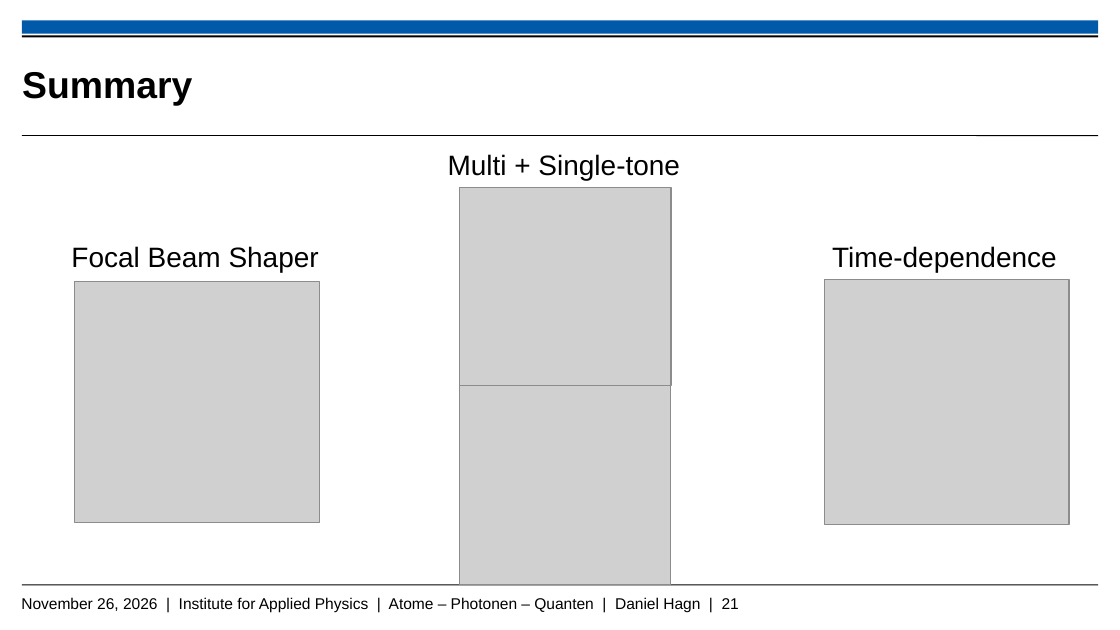
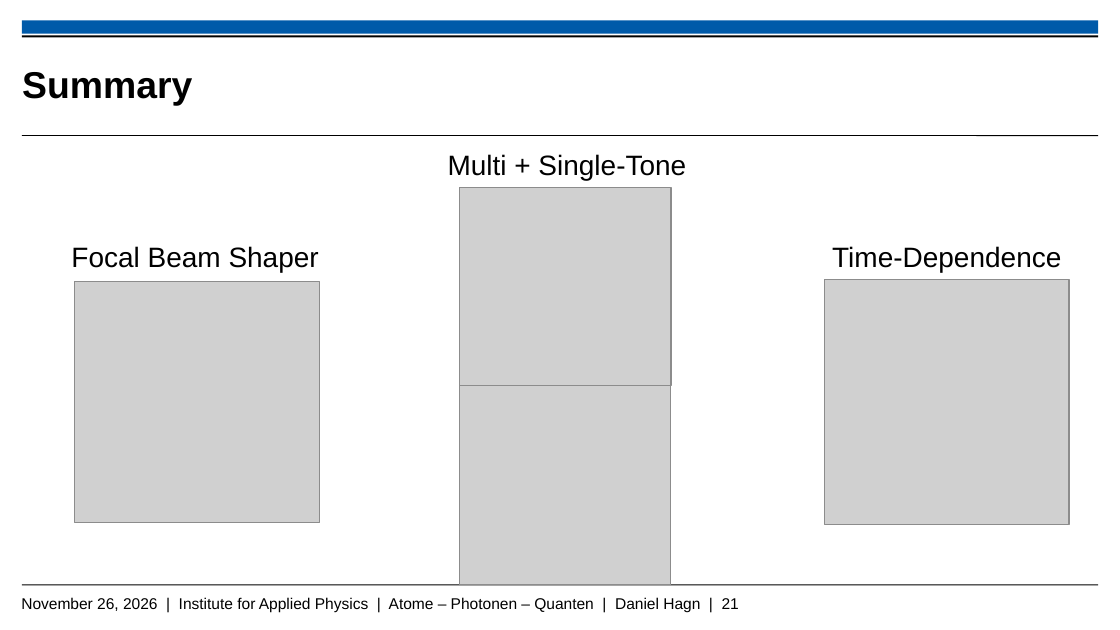
Before and after one commit to Daniel-Hagn-physik/Masterthesis_Backup, a slide deck: slide 21 of Hagn_Daniel_Mastervortrag.pptx. Drawn at 1120x630 pixels with LibreOffice and Linux fonts; fonts in the diff are those of the drawing; grey boxes stand for pictures; background and template pictures are left out. Boxes give left, top, right and bottom in pixels: in the first picture for what was removed or moved away, otherwise in the second. Text is boxed around its words. In the diff, an @@ line names an element or a change of style, - is before the commit and + after.

```diff
--- a/Hagn_Daniel_Mastervortrag.pptx
+++ b/Hagn_Daniel_Mastervortrag.pptx
@@ text at (448,154,686,181): text changed @@
-Multi + Single-tone
+Multi + Single-Tone
@@ text at (832,246,1061,273): text changed @@
-Time-dependence
+Time-Dependence
```
Also in this commit, not shown: 9 other slides changed.
